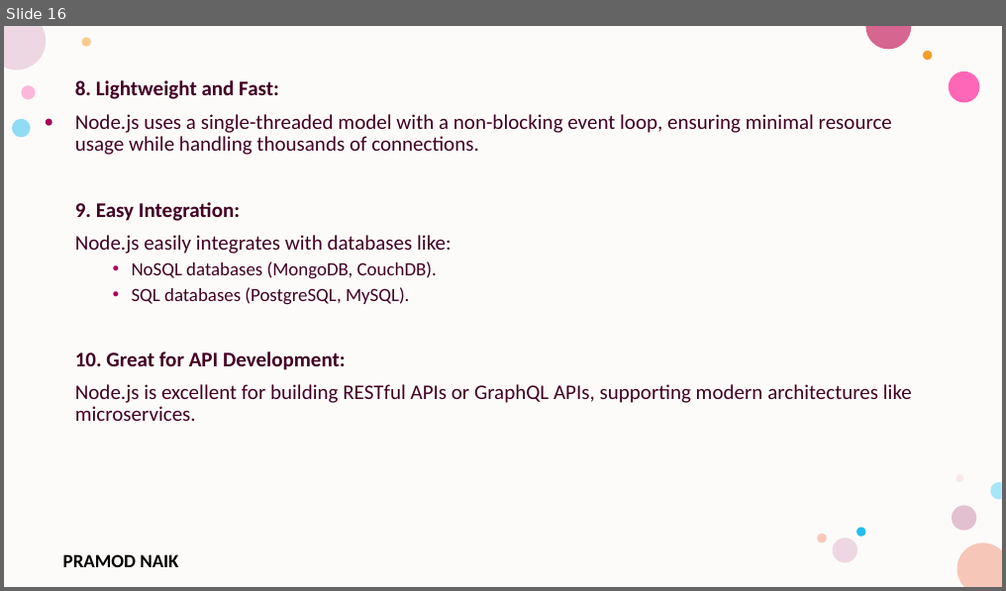
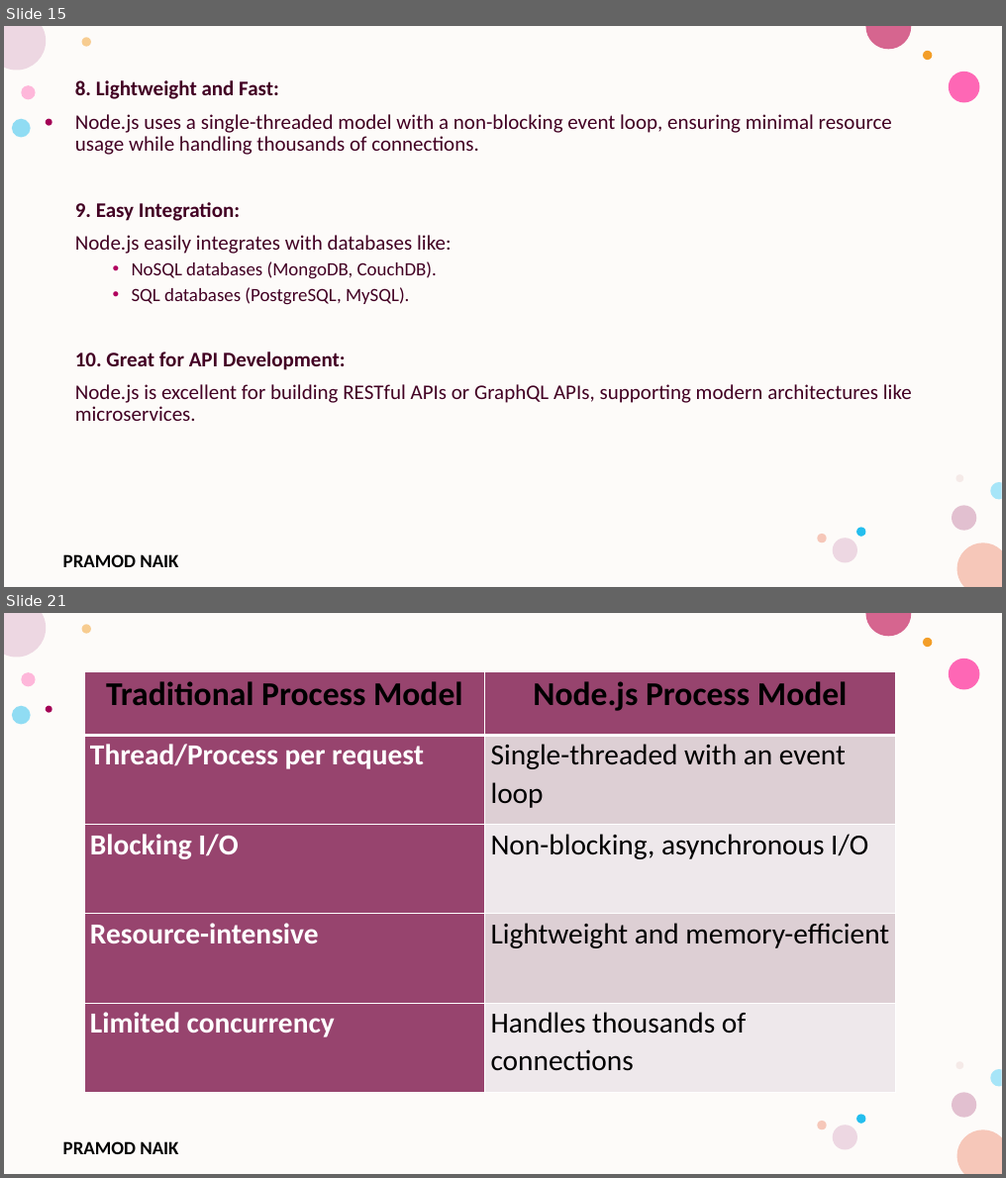
Before and after one commit to PRAMOD-VISHNU-NAIK/MCA-3rd-Sem-Srinivas-College, a slide deck: Theory CLass Notes/Module-1.pptx. Shown one above the other, each under a label of ours: slide 16 before the commit, slides 15 and 21 after it; the slides between them are not shown. The pictures are 1006x591 and 1006x1178 pixels, drawn with LibreOffice and Linux fonts; fonts in the diff are those of the drawing; background and template pictures are left out. Boxes give left, top, right and bottom in pixels: in the first picture for what was removed or moved away, otherwise in the second. Text is boxed around its words. In the diff, an @@ line names an element or a change of style, - is before the commit and + after.

```diff
--- a/Theory CLass Notes/Module-1.pptx
+++ b/Theory CLass Notes/Module-1.pptx
@@ slide 21 added at <box>4,613,1002,1174</box>, background #FFFFFF; not listed: 17 template elements that a slide beside it also shows @@
@@ table added at <box>85,671,896,1092</box>, 5 rows, 2 columns @@
+Traditional Process Model | Node.js Process Model
+Thread/Process per request | Single-threaded with an event loop
+Blocking I/O | Non-blocking, asynchronous I/O
+Resource-intensive | Lightweight and memory-efficient
+Limited concurrency | Handles thousands of connections
@@ what was slide 16 is now slide 15 @@
```
Also in this commit, not shown: 41 other slides added, 6 slides removed, 1 other file.
